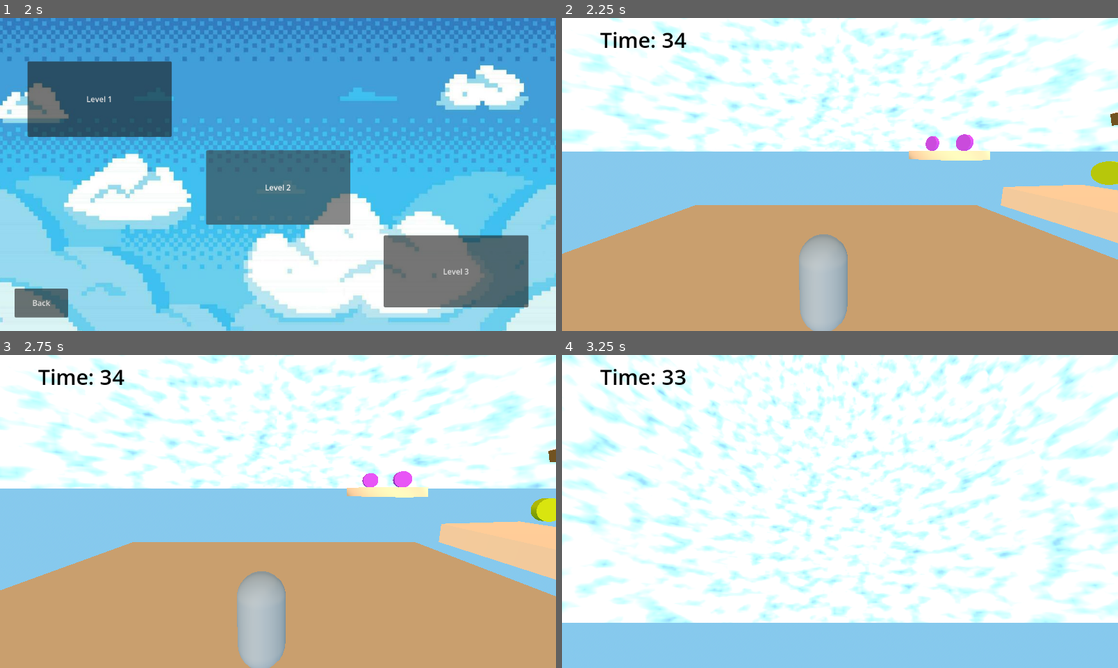
Above: before the commit, frames 1-4 (two rows, left to right).
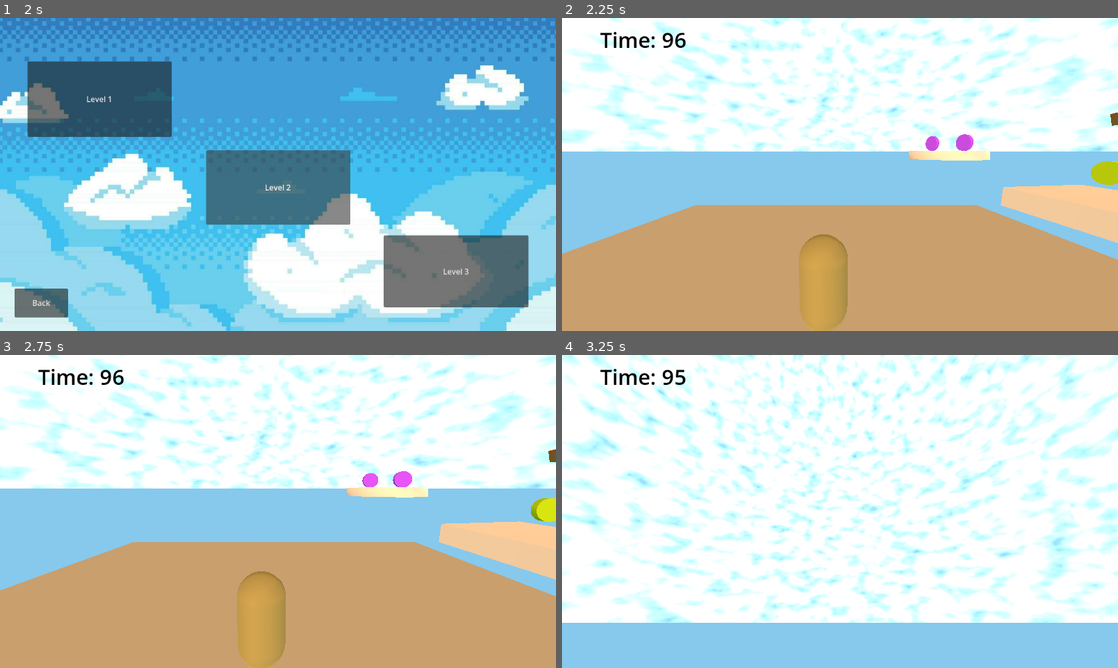
Above: after the commit, the same moments.

Repository: dbpkc15/CapstoneProject
Game: Godot game, scene res://main_menu.tscn
Two runs of this game, one before a commit and one after it. Both use one fixed random seed, a clock stepped at 60 frames per second and the inputs below.
Inputs (mouse positions are in pixels of both pictures, inside the frame that each line leads up to):
- Up to frame 1 (2 s): click "Start Game" at 0.5 s; click "Start Game" at 1.25 s
- Up to frame 2 (2.25 s): click "Level 3" at 2 s
- Up to frame 3 (2.75 s): no input
- Up to frame 4 (3.25 s): tap Enter (ui_accept) at 2.75, 3.02 s; move the mouse to (867, 511) at 2.77 s; hold W (UpMovement) from 2.78 s (still down)

Frame 1 is identical in both runs. In frame 2, 2.5% of the frame differs, in the area x 18-52%, y 4-100%; in frame 3, 2.5%; in frame 4, less than 0.1%.

Commit message:
added code to connect game completed scene with level 3, and added text to the game completed scene

Diff:
--- a/capstone-project/Game_Complete.tscn
+++ b/capstone-project/Game_Complete.tscn
@@ -41,4 +41,13 @@
 
 [node name="Fade_timer" type="Timer" parent="Fade_Transition" unique_id=1321393446]
 
+[node name="Label" type="Label" parent="." unique_id=930201389]
+offset_left = 64.0
+offset_top = 174.0
+offset_right = 1110.0
+offset_bottom = 466.0
+theme_override_font_sizes/font_size = 65
+text = "Game Completed!"
+horizontal_alignment = 1
+
 [connection signal="pressed" from="Control/Main Menu" to="." method="_on_main_menu_pressed"]
--- a/capstone-project/Level_3.tscn
+++ b/capstone-project/Level_3.tscn
@@ -53,6 +53,9 @@
 
 [sub_resource type="CapsuleMesh" id="CapsuleMesh_lquwl"]
 
+[sub_resource type="StandardMaterial3D" id="StandardMaterial3D_5bimo"]
+albedo_color = Color(0.6599164, 0.47397268, 0.17965612, 1)
+
 [sub_resource type="CapsuleShape3D" id="CapsuleShape3D_7mycd"]
 
 [sub_resource type="GDScript" id="GDScript_ig7tw"]
@@ -73,8 +76,17 @@
 
 func _on_body_entered(body):
 	if body.name == \"Player\":
+		print(\"Collected:\", GameManager.coins_collected)
+		print(\"Total:\", GameManager.total_coins)
+
 		Input.set_mouse_mode(Input.MOUSE_MODE_VISIBLE)
-		get_tree().change_scene_to_file.call_deferred(\"res://Game_Complete.tscn\")
+
+		if GameManager.coins_collected == GameManager.total_coins:
+			print(\"WIN\")
+			get_tree().change_scene_to_file.call_deferred(\"res://WinScreen.tscn\")
+		else:
+			print(\"LOSE\")
+			get_tree().change_scene_to_file.call_deferred(\"res://LoseScreen.tscn\")
 "
 
 [sub_resource type="CylinderShape3D" id="CylinderShape3D_65pcf"]
@@ -202,6 +214,7 @@
 
 [node name="MeshInstance3D" type="MeshInstance3D" parent="Player" unique_id=1038188695]
 mesh = SubResource("CapsuleMesh_lquwl")
+surface_material_override/0 = SubResource("StandardMaterial3D_5bimo")
 
 [node name="CollisionShape3D" type="CollisionShape3D" parent="Player" unique_id=675840054]
 shape = SubResource("CapsuleShape3D_7mycd")
@@ -226,11 +239,11 @@
 script = SubResource("GDScript_kidjj")
 
 [node name="CollisionShape3D" type="CollisionShape3D" parent="WinArea" unique_id=364922081]
-transform = Transform3D(1.5, 0, 0, 0, 1.5, 0, 0, 0, 1.5, -10.274594, 18.883165, 26.37849)
+transform = Transform3D(1.5, 0, 0, 0, 1.5, 0, 0, 0, 1.5, -10.274594, 19.649658, 26.37849)
 shape = SubResource("CylinderShape3D_65pcf")
 
 [node name="Hud" parent="." unique_id=2018469095 instance=ExtResource("3_qulvd")]
-time = 35
+time = 97
 
 [node name="coin" parent="." unique_id=2097315517 instance=ExtResource("5_oooit")]
 transform = Transform3D(0.99999726, -0.0023209513, 0.0003820521, 0.0023205602, 0.9999968, 0.001024985, -0.00038442045, -0.0010240991, 0.9999994, 12.337401, 2.2083876, -2.9762945)
--- a/capstone-project/win_screen.gd
+++ b/capstone-project/win_screen.gd
@@ -24,6 +24,8 @@
 	elif LevelManager.currentLevelIndex == 2:
 		get_tree().change_scene_to_file("res://Level_3.tscn")
 		LevelManager.currentLevelIndex =3
+	else:
+		get_tree().change_scene_to_file("res://Game_Complete.tscn")
 	button_type = "NextLevel"
 	$Fade_Transition.show()
 	$Fade_Transition/Fade_timer.start()
@@ -36,7 +38,7 @@
 		get_tree().change_scene_to_file("res://main_menu.tscn")
 
 	elif button_type == "NextLevel" :
-		await $Fade_Transition/AnimationPlayer.animation_finisheded
+		await $Fade_Transition/AnimationPlayer.animation_finished
 
 @onready var score_label = $ScoreLabel
 
